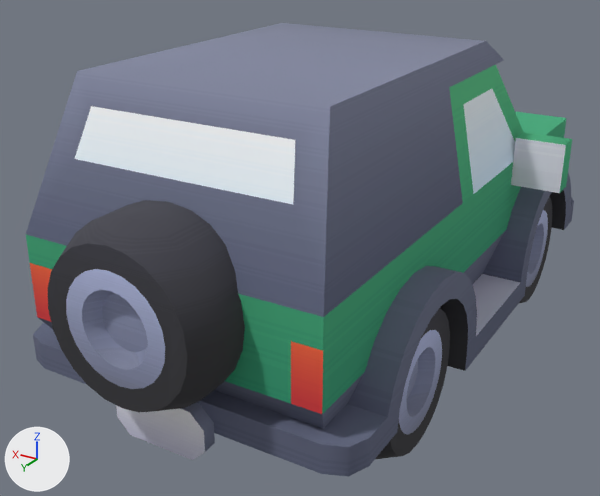
The glTF model assets/models/suv.glb, before and after one commit.
Rendered twice from a 50 mm camera at (-1.48, 2.82, 1.82) aimed at (0.12, 0.15, 0.48). Arrows for +X, +Y and +Z are at lower left; the lights stay in place. The picture after the commit comes second. Where no turn or scale is listed for an object, it has been applied to the vertices.

The first picture shows 'body', 'wheel-back', 'wheel-back-right', 'wheel-front-right'.
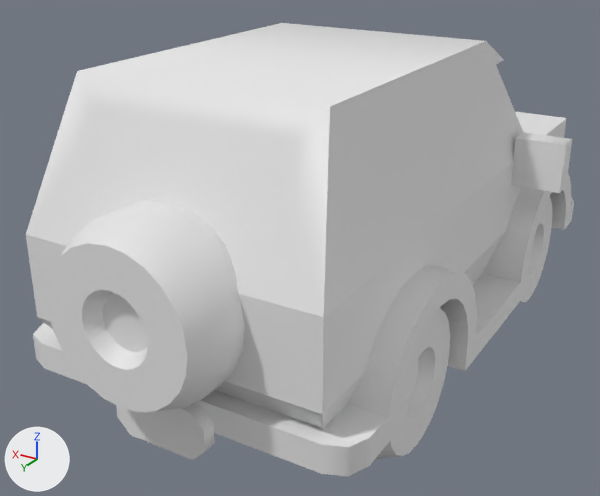
Location of each change, (x1, y1, x2, y2) in pixels of the pictures (600 x 496 px):
'body', recoloured (blue to white): (26, 23, 574, 476) in both
'wheel-back', recoloured (lighter): (48, 200, 245, 412) in both
'wheel-back-right', recoloured (lighter): (376, 308, 450, 459) in both
'wheel-front-right', recoloured (lighter): (518, 196, 552, 304) in both

What changed in the scene script:
```text
Change me_body:
    where me_body.from_pydata(...)  # 461 vertices, 814 faces; spans x -0.75..0.75, y -1.35..1.2, z 0.0..1.1
    remove me_body.materials.append(mat_colormap)
Change me_wheel_back:
    where me_wheel_back.from_pydata(...)  # 216 vertices, 332 faces; spans x -0.3..0.3, y -0.05..0.3, z -0.3..0.3
    remove me_wheel_back.materials.append(mat_colormap)
Change me_wheel_back_right:
    where me_wheel_back_right.from_pydata(...)  # 216 vertices, 332 faces; spans x -0.3..0.05, y -0.3..0.3, z -0.3..0.3
    remove me_wheel_back_right.materials.append(mat_colormap)
Change me_wheel_front_right:
    where me_wheel_front_right.from_pydata(...)  # 216 vertices, 332 faces; spans x -0.3..0.05, y -0.3..0.3, z -0.3..0.3
    remove me_wheel_front_right.materials.append(mat_colormap)
```
